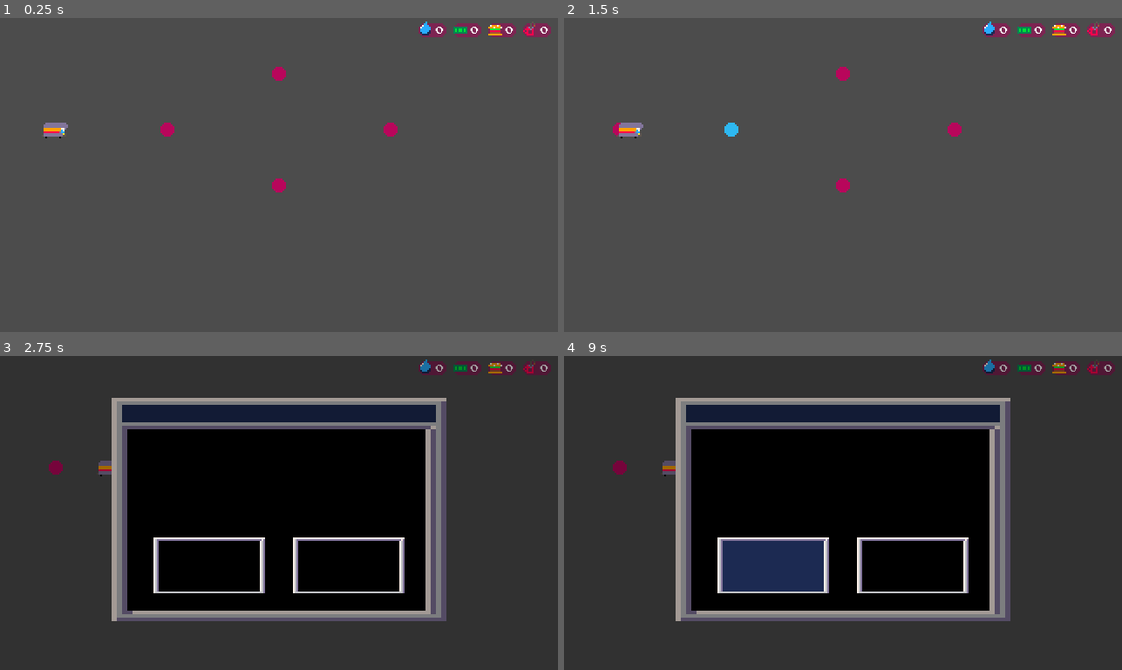
Above: before the commit, frames 1-4 (two rows, left to right).
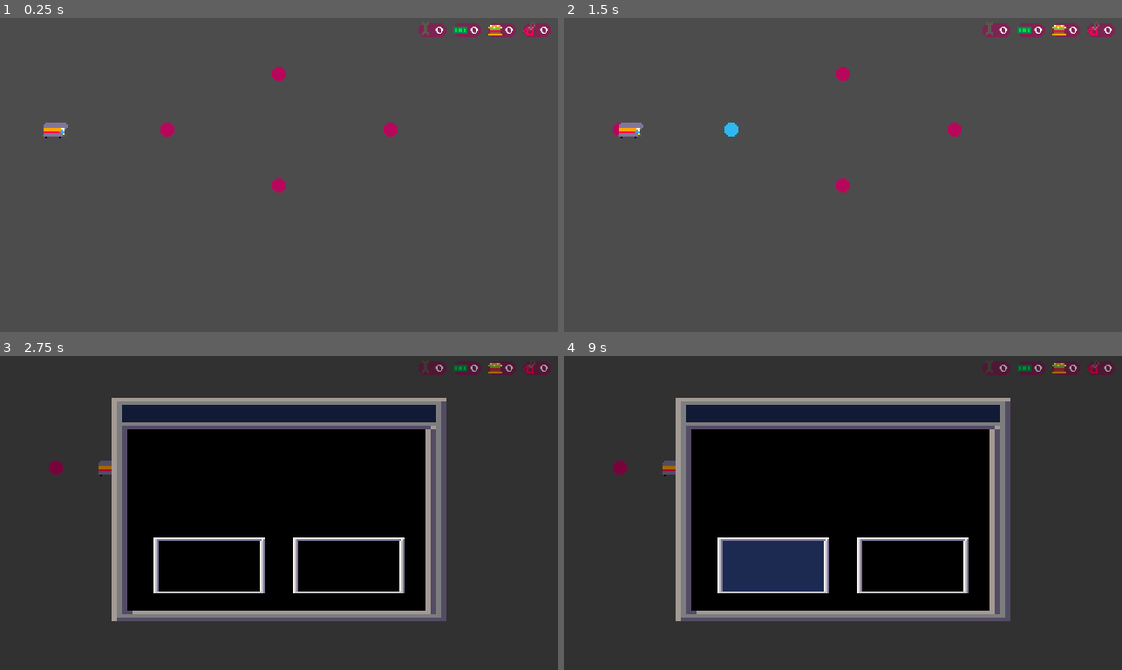
Above: after the commit, the same moments.

Repository: youssefevan/global-game-jam-2023
Game: Godot game, scene res://Scenes/TestingGrounds.tscn
Same seed, same stepped clock (60 frames per second), same inputs: the game is played once before the commit and once after it. This scene is started directly instead of the project's main scene.
Inputs (mouse positions are in pixels of both pictures, inside the frame that each line leads up to):
- Up to frame 1 (0.25 s): no input
- Up to frame 2 (1.5 s): tap Enter at 0.5 s; move the mouse to (619, 131) at 0.52 s; click (619, 131) at 0.6 s; tap Space at 1.25 s; move the mouse to (731, 131) at 1.27 s; click (731, 131) at 1.35 s
- Up to frame 3 (2.75 s): move the mouse to (334, 443) at 2.02 s; click (334, 443) at 2.1 s
- Up to frame 4 (9 s): tap Enter at 2.75, 4.25 s; move the mouse to (815, 575) at 2.77 s; click (815, 575) at 2.85 s; tap Space at 3.5, 5 s; move the mouse to (1010, 560) at 3.52 s; click (1010, 560) at 3.6 s; move the mouse to (675, 465) at 4.27 s; click (675, 465) at 4.35 s; move the mouse to (870, 513) at 5.02 s; click (870, 513) at 5.1 s; move the mouse to (759, 434) at 5.77 s; click (759, 434) at 5.85 s; move the mouse to (965, 497) at 6.52 s; click (965, 497) at 6.6 s; move the mouse to (731, 528) at 7.27 s; click (731, 528) at 7.35 s; move the mouse to (898, 443) at 8.02 s; click (898, 443) at 8.1 s; move the mouse to (815, 575) at 8.77 s; click (815, 575) at 8.85 s

The runs differ from the first frame. In frame 1, less than 0.1% of the frame differs, in the area x 75-78%, y 1-6%; in frame 2, less than 0.1%; in frame 3, less than 0.1%; in frame 4, less than 0.1%.

Commit message:
fixed gui

Diff:
--- a/Global Game Jam 2023/Scenes/GUI.tscn
+++ b/Global Game Jam 2023/Scenes/GUI.tscn
@@ -2,7 +2,7 @@
 
 [ext_resource path="res://Scripts/Label.gd" type="Script" id=1]
 [ext_resource path="res://Sprites/backgroundcounter.png" type="Texture" id=2]
-[ext_resource path="res://Sprites/waterICON.png" type="Texture" id=3]
+[ext_resource path="res://Sprites/damageICON.png" type="Texture" id=3]
 [ext_resource path="res://Sprites/Fonts/PixelEmulator-xq08.ttf" type="DynamicFontData" id=4]
 [ext_resource path="res://Sprites/foodICON.png" type="Texture" id=5]
 [ext_resource path="res://Scripts/FoodCount.gd" type="Script" id=6]
Binary file added: Global Game Jam 2023/Sprites/damageICON.png
Not shown, added: Global Game Jam 2023/Sprites/damageICON.png.import
